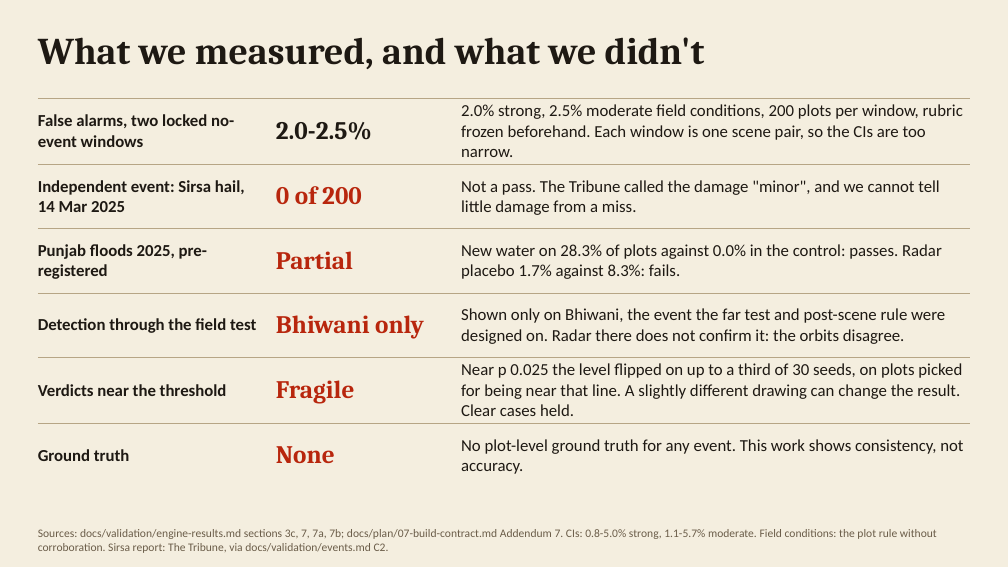
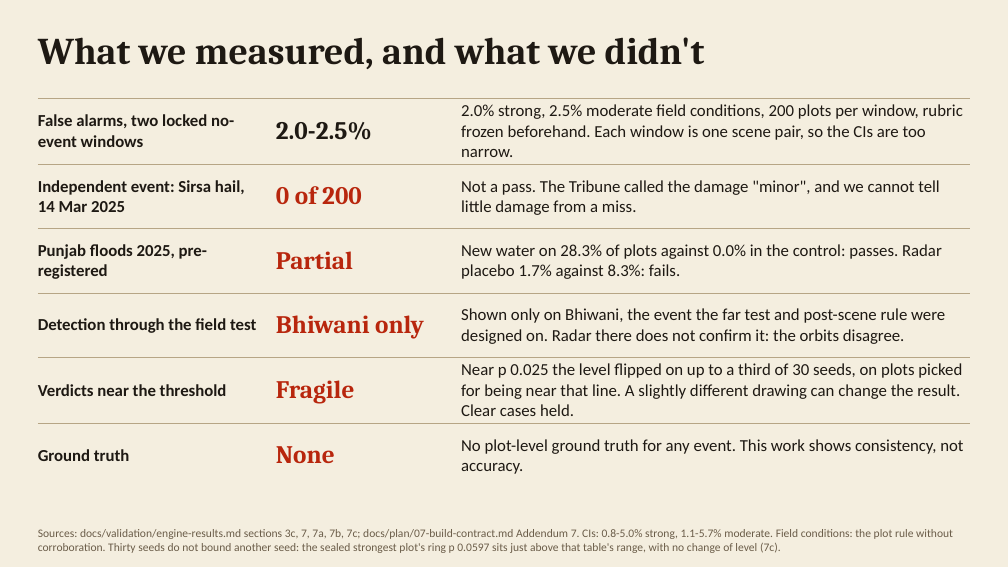
Before and after one commit to AnirudhSinghRajora/Forge, a slide deck: slide 5 of docs/submission/FasalSaakshi-deck.pptx. Drawn at 1008x567 pixels with LibreOffice and Linux fonts; fonts in the diff are those of the drawing. Boxes give left, top, right and bottom in pixels: in the first picture for what was removed or moved away, otherwise in the second. Text is boxed around its words. In the diff, an @@ line names an element or a change of style, - is before the commit and + after.

Commit message:
Update docs, README.md

```diff
--- a/docs/submission/FasalSaakshi-deck.pptx
+++ b/docs/submission/FasalSaakshi-deck.pptx
@@ text at [38,529,953,553]: text changed @@
-Sources: docs/validation/engine-results.md sections 3c, 7, 7a, 7b; docs/plan/07-build-contract.md Addendum 7. CIs: 0.8-5.0% strong, 1.1-5.7% moderate. Field conditions: the plot rule without corroboration. Sirsa report: The Tribune, via docs/validation/events.md C2.
+Sources: docs/validation/engine-results.md sections 3c, 7, 7a, 7b, 7c; docs/plan/07-build-contract.md Addendum 7. CIs: 0.8-5.0% strong, 1.1-5.7% moderate. Field conditions: the plot rule without corroboration. Thirty seeds do not bound another seed: the sealed strongest plot's ring p 0.0597 sits just above that table's range, with no change of level (7c).
```
Also in this commit, not shown: 3 other slides changed, 6 other files.
